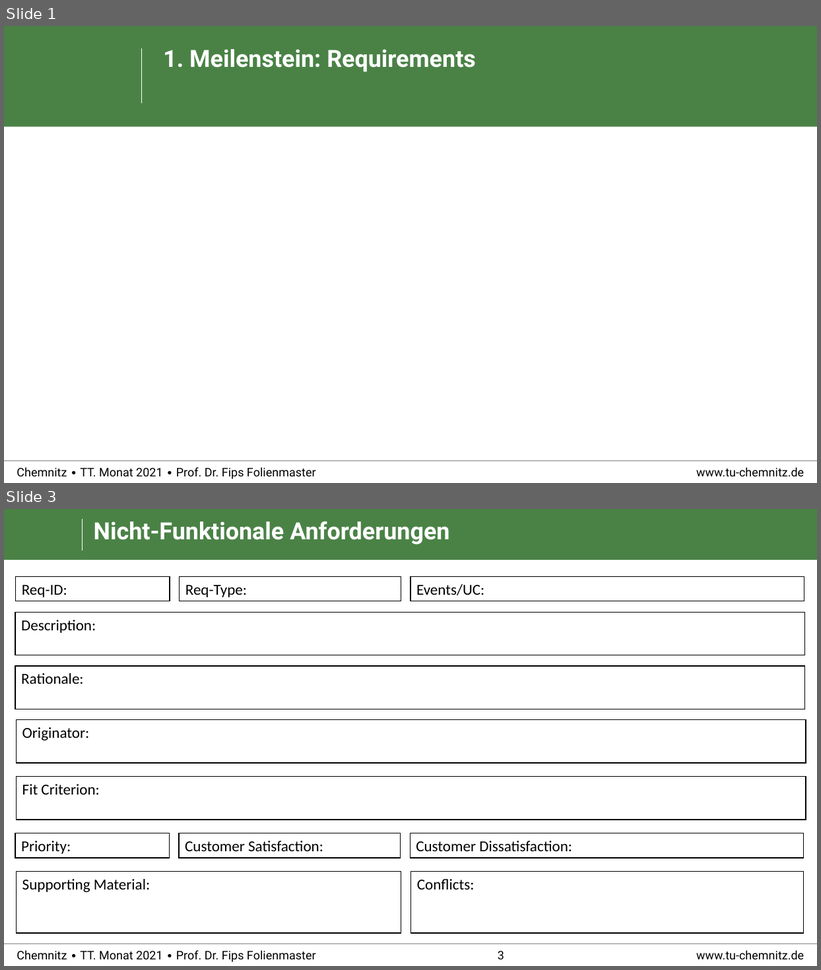
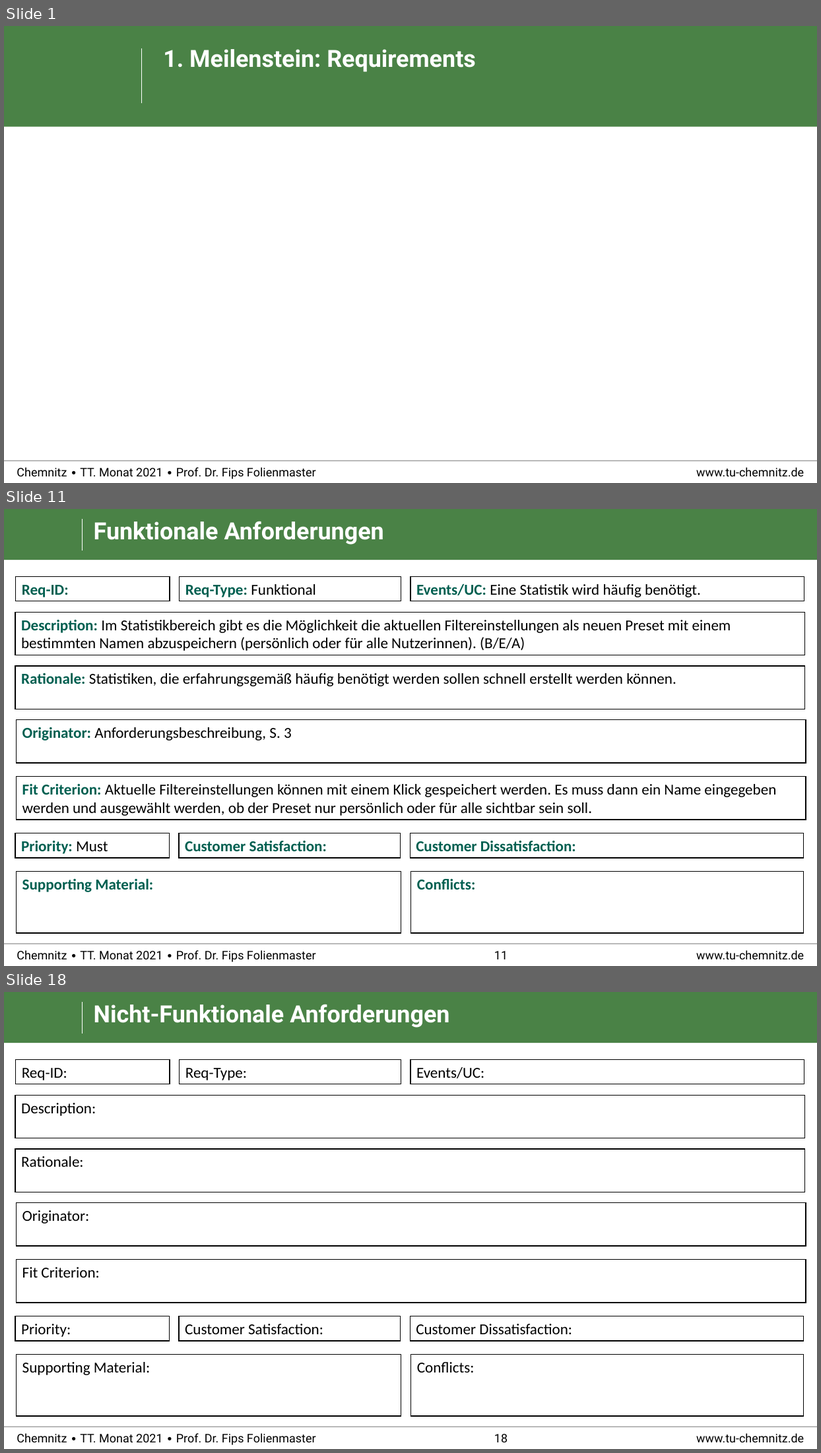
Before and after one commit to RealBiggerBo/Softwaretechnik, a slide deck: SnowCards_Requirements.pptx. Shown one above the other, each under a label of ours: slides 1 and 3 before the commit, slides 1, 11 and 18 after it; the slides between them are not shown. The pictures are 821x970 and 821x1453 pixels, drawn with LibreOffice and Linux fonts; fonts in the diff are those of the drawing; background and template pictures are left out. Boxes give left, top, right and bottom in pixels: in the first picture for what was removed or moved away, otherwise in the second. Text is boxed around its words. In the diff, an @@ line names an element or a change of style, - is before the commit and + after.

```diff
--- a/SnowCards_Requirements.pptx
+++ b/SnowCards_Requirements.pptx
@@ slide 11 added at (4, 509, 817, 966), background #FFFFFF; not listed: 6 template elements that a slide beside it also shows @@
@@ title added at (94, 521, 384, 545), 28 pt, text #FFFFFF, bold @@
+Funktionale Anforderungen
@@ rectangle added at (16, 577, 170, 601), fill #FFFFFF, outline #000000 1 pt, 18 pt, text #005F50, bold @@
+Req-ID:
@@ rectangle added at (180, 577, 401, 601), fill #FFFFFF, outline #000000 1 pt, 18 pt, text #000000 @@
+Req-Type: Funktional
@@ rectangle added at (411, 577, 805, 601), fill #FFFFFF, outline #000000 1 pt, 18 pt, text #000000 @@
+Events/UC: Eine Statistik wird häufig benötigt.
@@ group added at (15, 612, 806, 820): 4 rectangles @@
+Description: Im Statistikbereich gibt es die Möglichkeit die aktuellen Filtereinstellungen als neuen Preset mit einem bestimmten Namen abzuspeichern (persönlich oder für alle Nutzerinnen). (B/E/A)
+Rationale: Statistiken, die erfahrungsgemäß häufig benötigt werden sollen schnell erstellt werden können.
+Originator: Anforderungsbeschreibung, S. 3
+Fit Criterion: Aktuelle Filtereinstellungen können mit einem Klick gespeichert werden. Es muss dann ein Name eingegeben werden und ausgewählt werden, ob der Preset nur persönlich oder für alle sichtbar sein soll.
@@ rectangle added at (15, 834, 169, 858), fill #FFFFFF, outline #000000 1 pt, 18 pt, text #005F50, bold @@
+Priority: Must
@@ rectangle added at (179, 834, 401, 858), fill #FFFFFF, outline #000000 1 pt, 18 pt, text #005F50, bold @@
+Customer Satisfaction:
@@ rectangle added at (411, 834, 805, 858), fill #FFFFFF, outline #000000 1 pt, 18 pt, text #005F50, bold @@
+Customer Dissatisfaction:
@@ rectangle added at (16, 872, 401, 933), fill #FFFFFF, outline #000000 1 pt, 18 pt, text #005F50, bold @@
+Supporting Material:
@@ rectangle added at (411, 872, 805, 933), fill #FFFFFF, outline #000000 1 pt, 18 pt, text #005F50, bold @@
+Conflicts:
@@ what was slide 3 is now slide 18 @@
@@ page number at (494, 1434, 508, 1443): text changed @@
-3
+18
```
Also in this commit, not shown: 1 slide changed, 14 other slides added.
